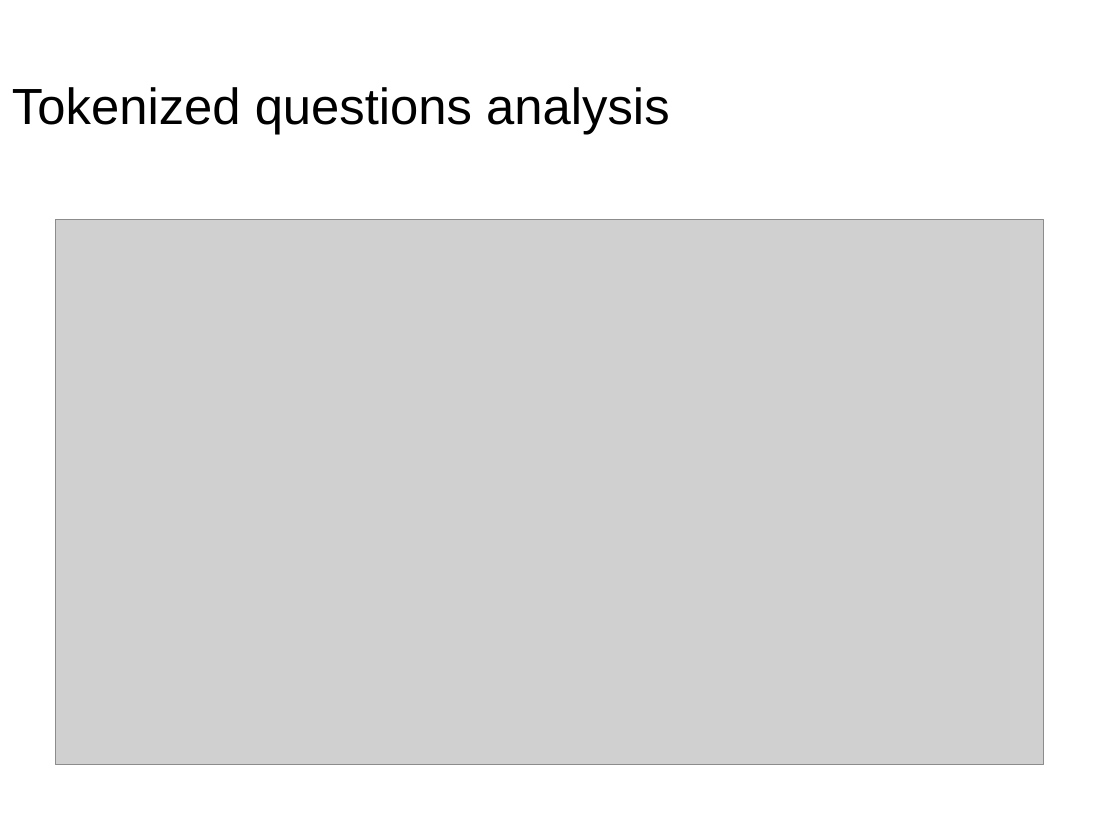
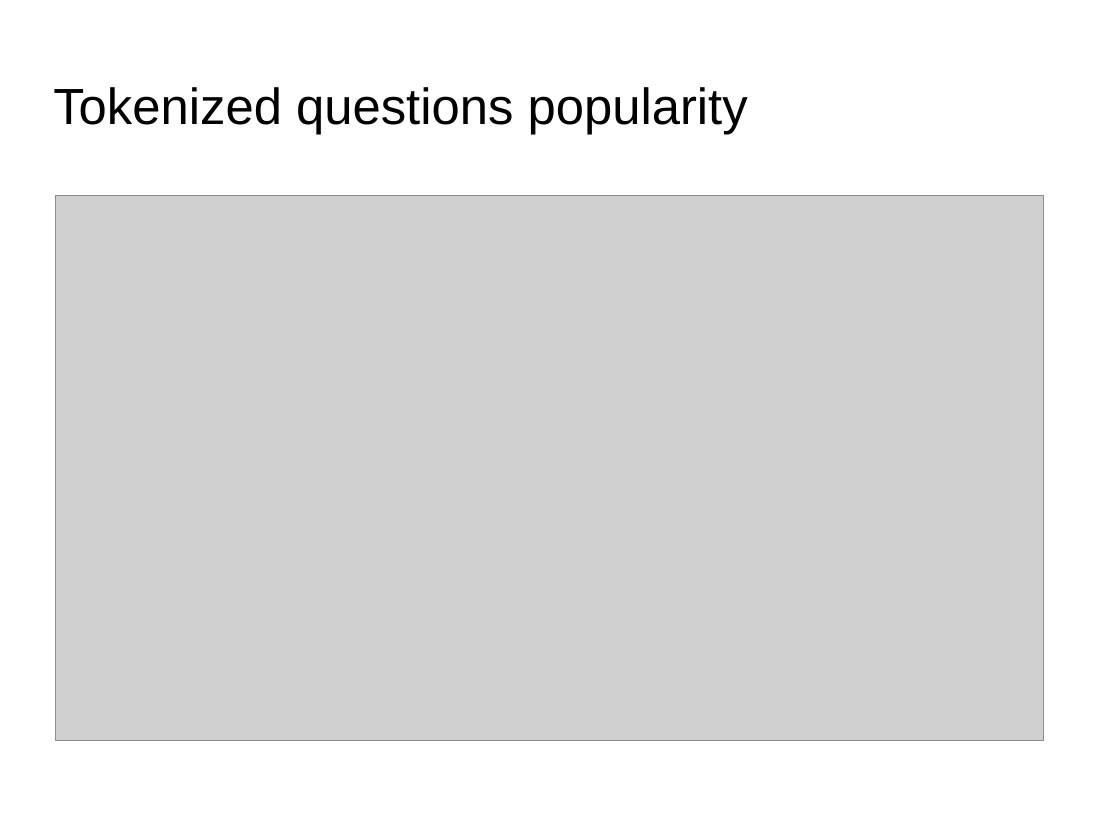
Before and after one commit to dataforcast/OC_Datascientist, a slide deck: slide 5 of P6/report/Openclassrooms_ParcoursDatascientist_P6-V1.odp (slide 4 before the commit). Drawn at 1120x840 pixels with LibreOffice and Linux fonts; fonts in the diff are those of the drawing; grey boxes stand for pictures; background and template pictures are left out. Boxes give left, top, right and bottom in pixels: in the first picture for what was removed or moved away, otherwise in the second. Text is boxed around its words. In the diff, an @@ line names an element or a change of style, - is before the commit and + after.

```diff
--- a/P6/report/Openclassrooms_ParcoursDatascientist_P6-V1.odp
+++ b/P6/report/Openclassrooms_ParcoursDatascientist_P6-V1.odp
@@ title at [53,87,748,134]: text changed @@
-Tokenized questions analysis
+Tokenized questions popularity
@@ picture: place and size @@
-picture at [55,221,1044,765]
+picture at [55,196,1044,741]
```
Also in this commit, not shown: 6 other slides changed, 8 slides added, 1 slide removed, 6 other files.
